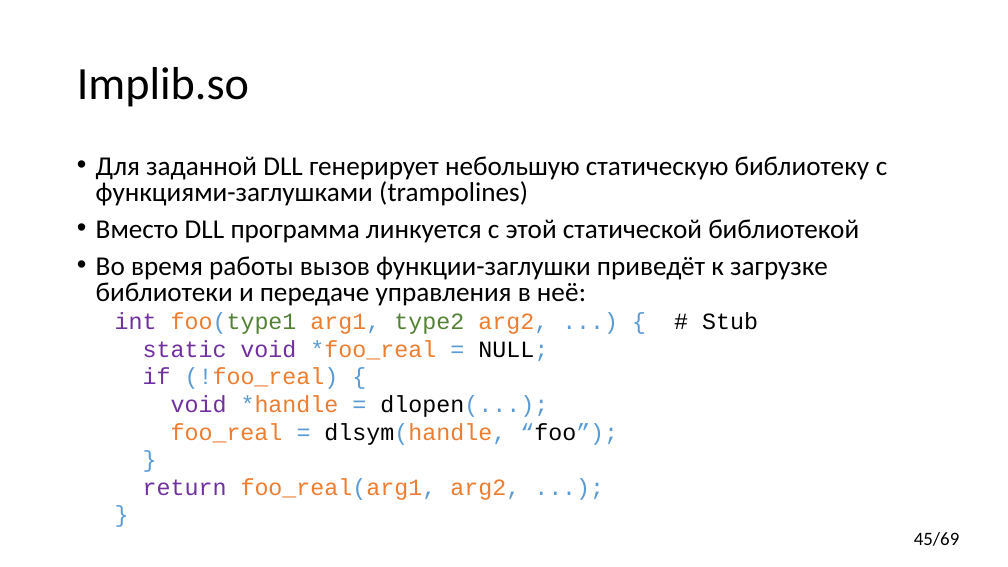
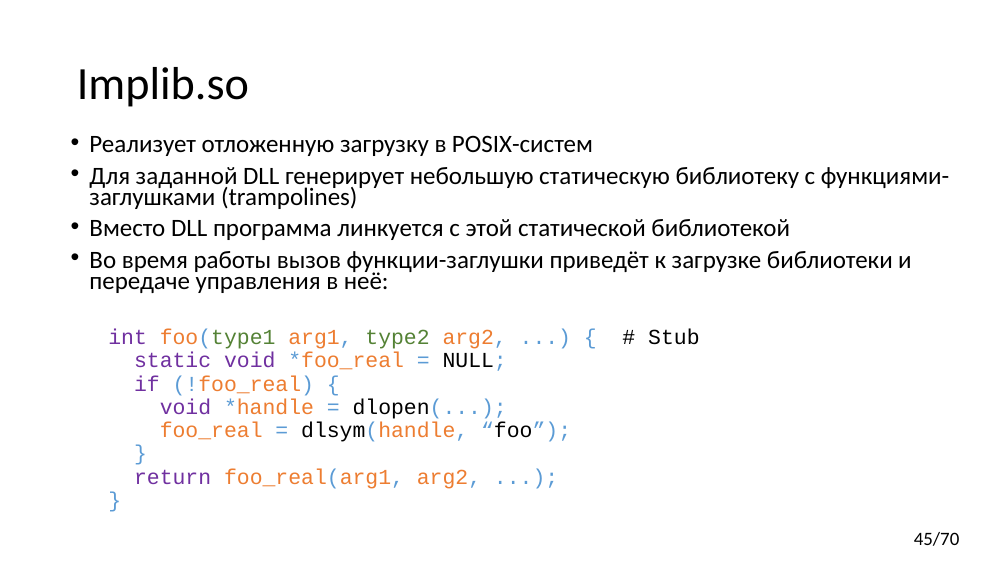
Before and after one commit to yugr/CppRussia, a slide deck: slide 45 of 2024/RU.pptx. Drawn at 1008x567 pixels with LibreOffice and Linux fonts; fonts in the diff are those of the drawing. Boxes give left, top, right and bottom in pixels: in the first picture for what was removed or moved away, otherwise in the second. Text is boxed around its words. In the diff, an @@ line names an element or a change of style, - is before the commit and + after.

```diff
--- a/2024/RU.pptx
+++ b/2024/RU.pptx
@@ text "Реализует отложенную загрузку в POSIX-систем": place and size @@
-text "Реализует отложенную загрузку в POSIX-систем" at bbox=[96, 156, 887, 500]
+text "Реализует отложенную загрузку в POSIX-систем" at bbox=[89, 135, 950, 489]
@@ text at bbox=[89, 135, 593, 156]: paragraph added @@
+• Реализует отложенную загрузку в POSIX-систем
@@ text at bbox=[89, 167, 950, 489]: size 25.9 to 23.8 pt in "Для заданной DLL генерирует небольшую статическую библиотеку ...", "Вместо DLL программа линкуется с этой статической ...", "Во время работы вызов функции-заглушки приведёт к ..."; size 22.2 to 20.4 pt in "int foo(type1 arg1, type2 arg2, ...) { ...", "static void *foo_real = NULL;", "if (!foo_real) {", "void *handle = dlopen(...);" and 4 more places; line spacing 0.8 to 0.7 @@
@@ page number at bbox=[914, 532, 960, 546]: text changed @@
-45/69
+45/70
```
Also in this commit, not shown: 9 other slides changed, 1 slide added.
